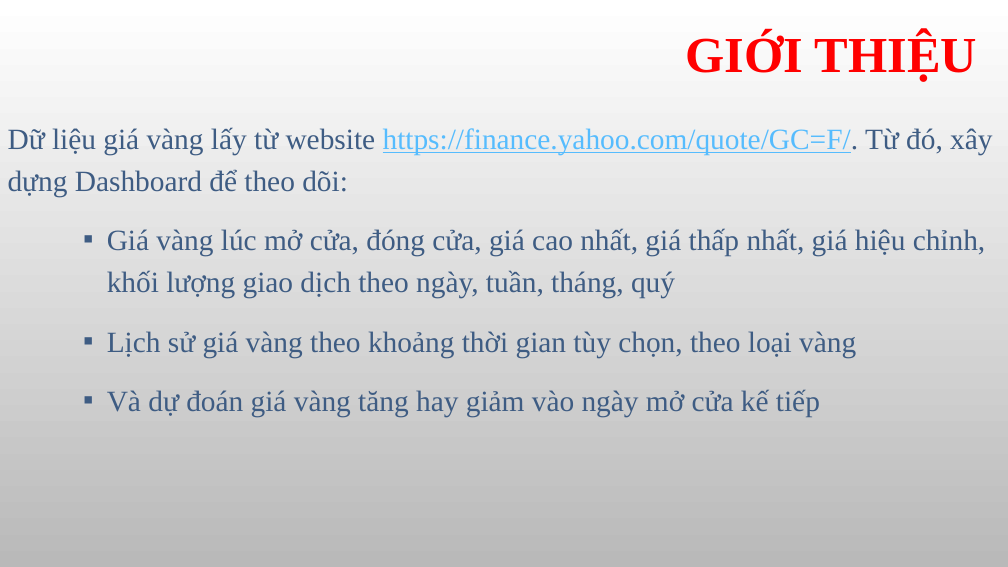
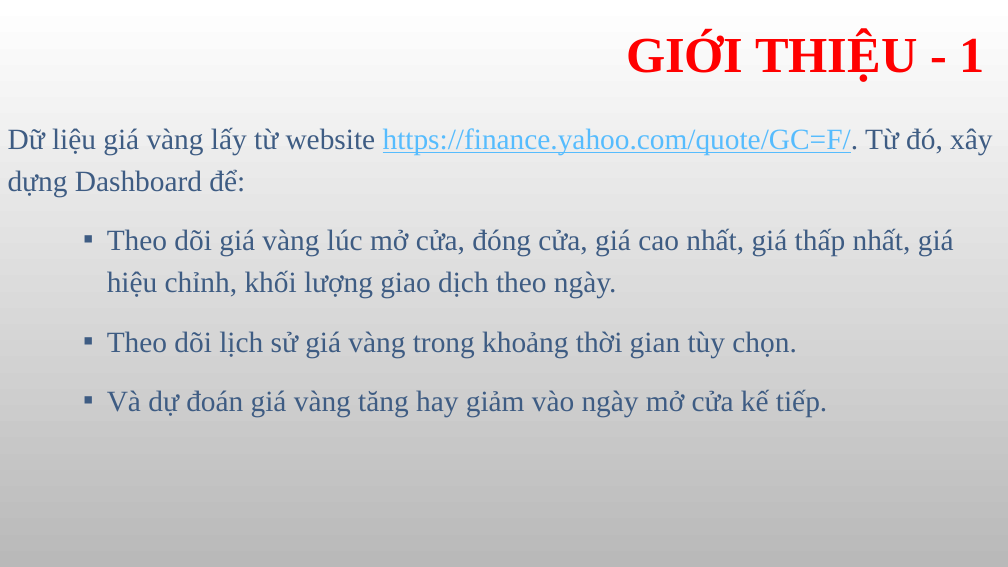
Before and after one commit to ThuanTran262/Big_data_project, a slide deck: slide 4 of doc/project/report.pptx. Drawn at 1008x567 pixels with LibreOffice and Linux fonts; fonts in the diff are those of the drawing; background and template pictures are left out. Boxes give left, top, right and bottom in pixels: in the first picture for what was removed or moved away, otherwise in the second. Text is boxed around its words. In the diff, an @@ line names an element or a change of style, - is before the commit and + after.

```diff
--- a/doc/project/report.pptx
+++ b/doc/project/report.pptx
@@ title at <box>626,32,984,82</box>: text changed @@
-GIỚI THIỆU
+GIỚI THIỆU - 1
@@ subtitle at <box>8,127,992,417</box>: text changed @@
-Dữ liệu giá vàng lấy từ website https://finance.yahoo.com/quote/GC=F/. Từ đó, xây dựng Dashboard để theo dõi:
-      ▪ Giá vàng lúc mở cửa, đóng cửa, giá cao nhất, giá thấp nhất, giá hiệu chỉnh, khối lượng giao dịch theo ngày, tuần, tháng, quý
-      ▪ Lịch sử giá vàng theo khoảng thời gian tùy chọn, theo loại vàng
-      ▪ Và dự đoán giá vàng tăng hay giảm vào ngày mở cửa kế tiếp
+Dữ liệu giá vàng lấy từ website https://finance.yahoo.com/quote/GC=F/. Từ đó, xây dựng Dashboard để:
+      ▪ Theo dõi giá vàng lúc mở cửa, đóng cửa, giá cao nhất, giá thấp nhất, giá hiệu chỉnh, khối lượng giao dịch theo ngày.
+      ▪ Theo dõi lịch sử giá vàng trong khoảng thời gian tùy chọn.
+      ▪ Và dự đoán giá vàng tăng hay giảm vào ngày mở cửa kế tiếp.
```
Also in this commit, not shown: 8 other slides changed, 1 slide added, 1 other file.
